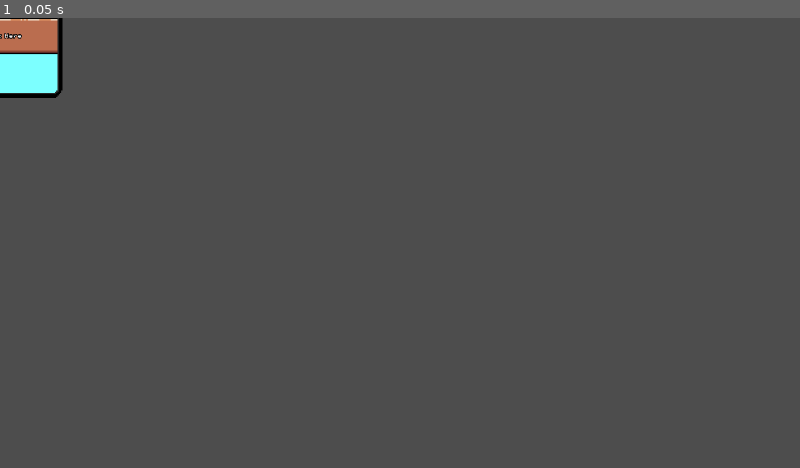
Above: before the commit, frame 1.
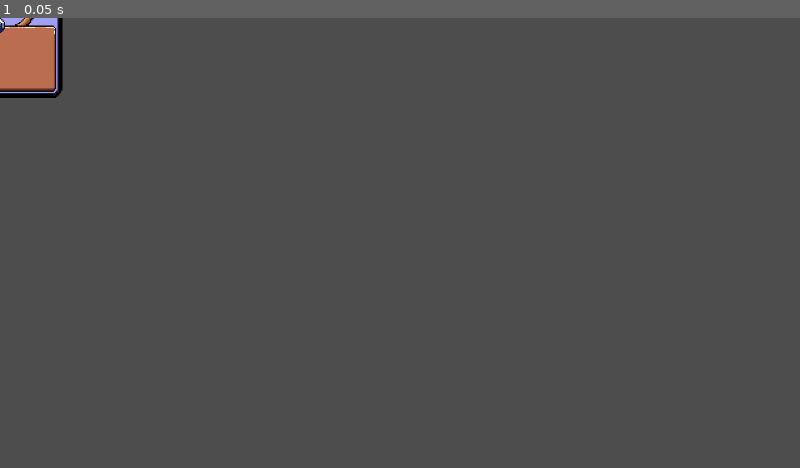
Above: after the commit, the same moment.

Repository: NotBestLord/towering-cards
Game: Godot game, scene res://resources/nodes/card_sprite.tscn
Same seed, same stepped clock (60 frames per second), same inputs: the game is played once before the commit and once after it. The project has no main scene, so this scene is started directly.
Inputs:
- Up to frame 1 (0.05 s): no input

The runs differ from the first frame. In frame 1, 0.9% of the frame differs, in the area x 0-8%, y 0-17%.
Error in both runs: Invalid assignment of property or key 'self_modulate' with value of type 'Color' on a base object of type 'null instance'. (res://scripts/card_sprite.gd:15)

Commit message:
improvments :)

Diff:
--- a/resources/nodes/card_sprite.tscn
+++ b/resources/nodes/card_sprite.tscn
@@ -8,12 +8,17 @@
 [sub_resource type="Resource" id="Resource_2bq8n"]
 script = ExtResource("2_2bq8n")
 name = "Test Card"
-bg_color = Color(0.4862745, 1, 1, 1)
+bg_color = Color(0.63467675, 0.6195001, 0.94518465, 1)
+cost = 2
 metadata/_custom_type_script = "uid://o601mm4qckiy"
 
 [sub_resource type="AtlasTexture" id="AtlasTexture_2bq8n"]
 atlas = ExtResource("2_ui15i")
 region = Rect2(14, 476, 94, 122)
+
+[sub_resource type="AtlasTexture" id="AtlasTexture_rtfls"]
+atlas = ExtResource("2_ui15i")
+region = Rect2(445, 341, 95, 16)
 
 [sub_resource type="AtlasTexture" id="AtlasTexture_vo76q"]
 atlas = ExtResource("2_ui15i")
@@ -22,6 +27,10 @@
 [sub_resource type="AtlasTexture" id="AtlasTexture_5qrte"]
 atlas = ExtResource("2_ui15i")
 region = Rect2(17, 299, 97, 29)
+
+[sub_resource type="AtlasTexture" id="AtlasTexture_6n3tq"]
+atlas = ExtResource("2_ui15i")
+region = Rect2(483, 187, 8, 12)
 
 [sub_resource type="AtlasTexture" id="AtlasTexture_hdd3a"]
 atlas = ExtResource("2_ui15i")
@@ -32,12 +41,17 @@
 card = SubResource("Resource_2bq8n")
 
 [node name="Bg" type="Sprite2D" parent="."]
-self_modulate = Color(0.4862745, 1, 1, 1)
+self_modulate = Color(0.63467675, 0.6195001, 0.94518465, 1)
 scale = Vector2(2, 2)
 texture = SubResource("AtlasTexture_2bq8n")
 
+[node name="BgFinish" type="Sprite2D" parent="."]
+position = Vector2(1, -104)
+scale = Vector2(2, 2)
+texture = SubResource("AtlasTexture_rtfls")
+
 [node name="Circle" type="Sprite2D" parent="."]
-position = Vector2(0, -40)
+position = Vector2(0, -34)
 scale = Vector2(2, 2)
 texture = ExtResource("4_2bq8n")
 
@@ -52,6 +66,7 @@
 offset_right = 138.0
 offset_bottom = 18.0
 scale = Vector2(0.5, 0.5)
+mouse_filter = 2
 theme_override_colors/font_shadow_color = Color(0, 0, 0, 0)
 theme_override_constants/outline_size = 4
 theme_override_font_sizes/normal_font_size = 8
@@ -60,25 +75,58 @@
 horizontal_alignment = 1
 vertical_alignment = 1
 
-[node name="BottomPanel" type="Sprite2D" parent="."]
-position = Vector2(0, 29)
+[node name="BottomPanel" type="NinePatchRect" parent="."]
+offset_left = -90.0
+offset_top = 12.000004
+offset_bottom = 65.0
 scale = Vector2(2, 2)
 texture = SubResource("AtlasTexture_5qrte")
+patch_margin_left = 16
+patch_margin_top = 16
+patch_margin_right = 16
+patch_margin_bottom = 16
 
 [node name="Description" type="RichTextLabel" parent="BottomPanel"]
+layout_mode = 1
+anchors_preset = 15
+anchor_right = 1.0
+anchor_bottom = 1.0
+offset_left = 3.0
+offset_right = 91.0
+offset_bottom = 35.0
+grow_horizontal = 2
+grow_vertical = 2
+scale = Vector2(0.5, 0.5)
+mouse_filter = 2
+theme_override_colors/font_shadow_color = Color(0, 0, 0, 0)
+theme_override_constants/outline_size = 4
+theme_override_font_sizes/normal_font_size = 8
+bbcode_enabled = true
+text = "
+Pu Tex Here"
+
+[node name="Energy" type="Sprite2D" parent="."]
+position = Vector2(0, 12)
+scale = Vector2(2, 2)
+texture = SubResource("AtlasTexture_6n3tq")
+
+[node name="EnergyLabel" type="RichTextLabel" parent="Energy"]
 offset_left = -46.0
 offset_top = -6.0
 offset_right = 138.0
 offset_bottom = 18.0
 scale = Vector2(0.5, 0.5)
-theme_override_colors/font_shadow_color = Color(0, 0, 0, 0)
+mouse_filter = 2
+theme_override_colors/font_shadow_color = Color(0, 0, 0, 0.6627451)
+theme_override_constants/shadow_outline_size = 2
 theme_override_constants/outline_size = 4
 theme_override_font_sizes/normal_font_size = 8
 bbcode_enabled = true
-text = "Pu Tex Here"
+text = "2"
 horizontal_alignment = 1
 vertical_alignment = 1
 
 [node name="Border" type="Sprite2D" parent="."]
+self_modulate = Color(0.63467675, 0.6195001, 0.94518465, 1)
 scale = Vector2(2, 2)
 texture = SubResource("AtlasTexture_hdd3a")
--- /dev/null
+++ b/resources/nodes/tower.tscn
@@ -0,0 +1,15 @@
+[gd_scene load_steps=4 format=3 uid="uid://c8k4gckjopski"]
+
+[ext_resource type="Script" uid="uid://bbg4a1bjan6by" path="res://scripts/tower.gd" id="1_vcb6v"]
+[ext_resource type="Texture2D" uid="uid://d2v8ippkorc8k" path="res://assets/textures/characters/Basic 1x.png" id="2_2dp7i"]
+
+[sub_resource type="AtlasTexture" id="AtlasTexture_fuc7x"]
+atlas = ExtResource("2_2dp7i")
+region = Rect2(74, 1, 13, 16)
+
+[node name="Tower" type="Node2D"]
+script = ExtResource("1_vcb6v")
+
+[node name="Sprite2D" type="Sprite2D" parent="."]
+texture = SubResource("AtlasTexture_fuc7x")
+offset = Vector2(0, -8)
--- a/scripts/card.gd
+++ b/scripts/card.gd
@@ -2,7 +2,12 @@
 extends Resource
 
 
+@export_category("Visual")
 @export var name : String
 @export_multiline var description : String
 @export var sprite : Texture
 @export_color_no_alpha var bg_color : Color
+
+@export_category("Mechanics")
+@export var cost := 1
+@export var range := 3.
--- a/scripts/card_sprite.gd
+++ b/scripts/card_sprite.gd
@@ -13,4 +13,6 @@
 	if not is_instance_valid(card):
 		return
 	$Bg.self_modulate = card.bg_color
+	$Border.self_modulate = card.bg_color
 	$TopPanel/Name.text = card.name.capitalize()
+	$Energy/EnergyLabel.text = "%d" % card.cost
--- /dev/null
+++ b/scripts/tower.gd
@@ -0,0 +1,15 @@
+class_name TowerNode
+extends Node2D
+
+
+@export var card : Card :
+	set(value):
+		card = value
+		_update()
+
+
+func _update() -> void:
+	if not is_instance_valid(card):
+		return
+	$Sprite2D.texture = card.sprite
+	$Sprite2D.offset.y = -card.sprite.get_height() / 2.
Binary file changed: assets/textures/cards/pixelCardAssest_V01.png
Binary file added: assets/textures/characters/Basic 1x.png
Not shown, added: assets/textures/characters/Basic 1x.png.import
Binary file added: assets/textures/icons/icons_tilemap.png
Not shown, added: assets/textures/icons/icons_tilemap.png.import
Not shown: 1 places in resources/nodes/card_sprite.tscn that only renumber resources
Not shown, added: scripts/tower.gd.uid
